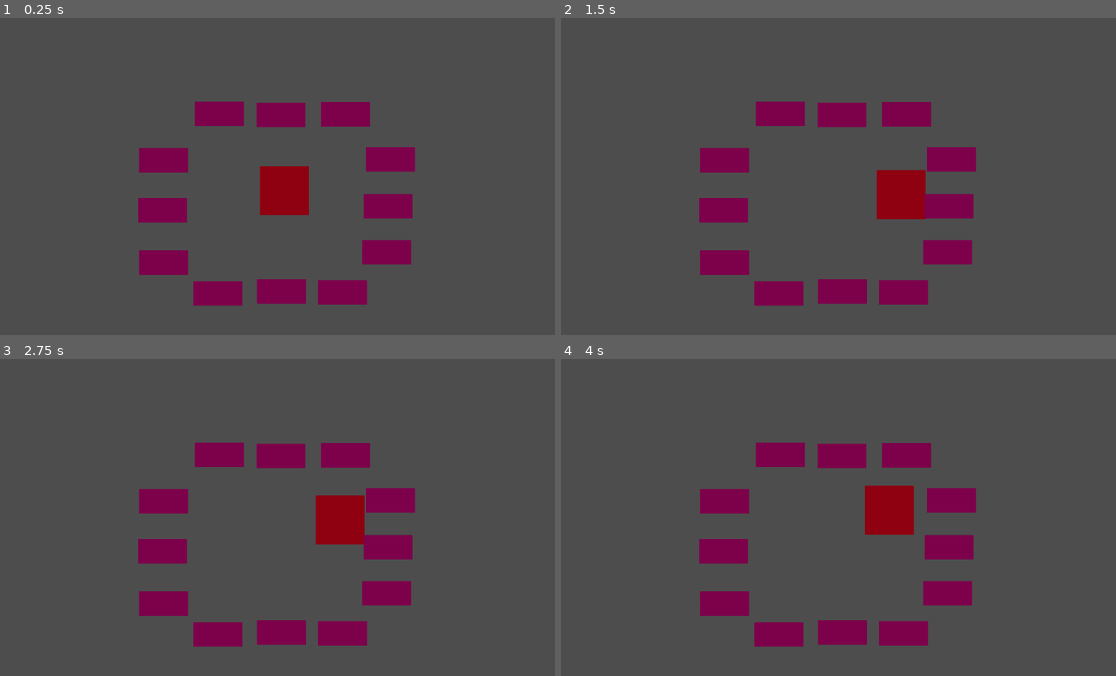
Above: before the commit, frames 1-4 (two rows, left to right).
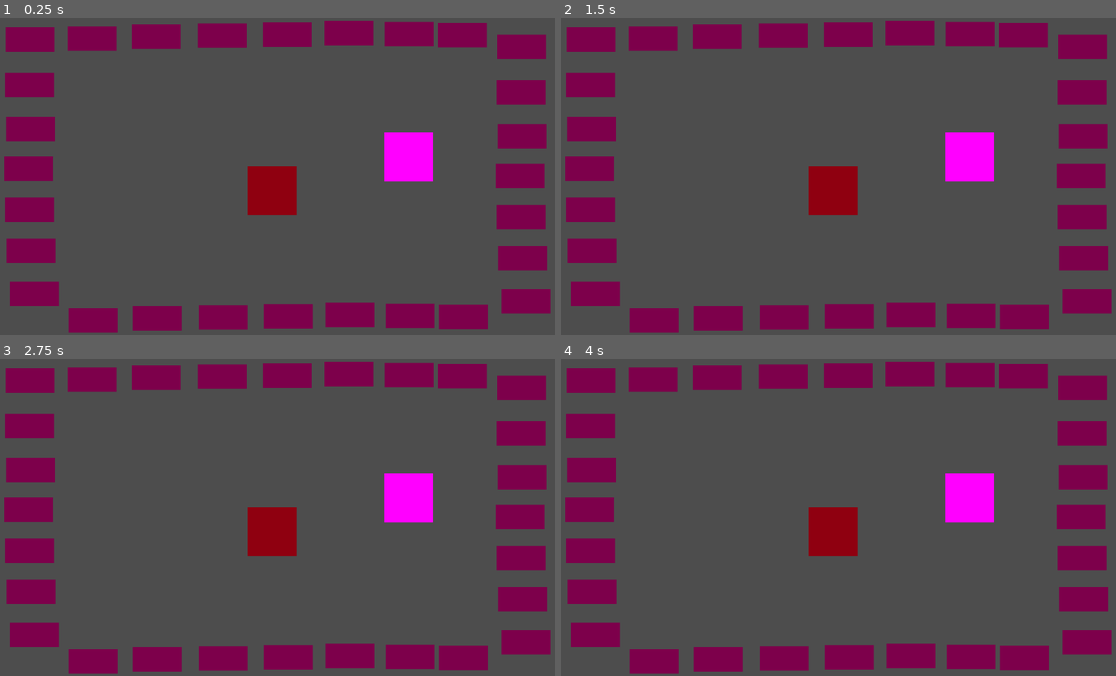
Above: after the commit, the same moments.

Repository: AbocadosProductions/SuperHuntingBrothers
Game: Godot game, scene res://Scenes/Testing/mouse_testing.tscn
Same seed, same stepped clock (60 frames per second), same inputs: the game is played once before the commit and once after it. The project has no main scene, so this scene is started directly.
Inputs:
- Up to frame 1 (0.25 s): no input
- Up to frame 2 (1.5 s): hold Right (arrow_right) 0.53-1.28 s; hold Down (arrow_down) from 1.28 s (still down)
- Up to frame 3 (2.75 s): release Down (arrow_down) at 2.03 s; hold Right (arrow_right) from 2.03 s (still down)
- Up to frame 4 (4 s): release Right (arrow_right) at 2.78 s; hold Up (arrow_up) 2.78-3.53 s; hold Left (arrow_left) from 3.53 s (still down)

The runs differ from the first frame. In frame 1, 29% of the frame differs, in the area x 0-100%, y 0-100%; in frame 2, 31%; in frame 3, 31%; in frame 4, 31%.

Commit message:
Created machine states, area2d in mouse and other minor changes

Diff:
--- a/SuperHuntingBrothersGodot/0_Scripts/mouse_controller.gd
+++ /dev/null
@@ -1,33 +0,0 @@
-extends CharacterBody2D
-
-var wander_time : float
-
-var maze_directions = [Vector2(1, 0), Vector2(0, 1), Vector2(-1, 0), Vector2(0, -1)]
-var random_direction = null
-
-const WALL_NAME = "wall"
-const SPEED = 100.0
-
-func _ready():
-	randomize_wander()
-
-func _process(delta):
-	if wander_time > 0:
-		wander_time -= delta
-	else:
-		randomize_wander()
-
-func _physics_process(delta):
-	velocity = random_direction * SPEED
-	var collision_info = move_and_collide(velocity * delta)
-	detect_collision(collision_info)
-
-func randomize_wander():
-	random_direction = maze_directions[randi() % maze_directions.size()]
-	wander_time = randf_range(1, 2)
-
-func detect_collision(collision_info):
-	if collision_info:
-		var collision_name = collision_info.get_collider().get_name()
-		if WALL_NAME in collision_name:
-			randomize_wander()
--- a/SuperHuntingBrothersGodot/Characters/katanita.tscn
+++ b/SuperHuntingBrothersGodot/Characters/katanita.tscn
@@ -1,18 +1,36 @@
-[gd_scene load_steps=4 format=3 uid="uid://c8a5gceuocnf1"]
+[gd_scene load_steps=7 format=3 uid="uid://c8a5gceuocnf1"]
 
-[ext_resource type="Script" path="res://_Scripts/cat_controller.gd" id="1_labmj"]
+[ext_resource type="Script" path="res://0_Scripts/Characters/cat_controller.gd" id="1_qpobw"]
+[ext_resource type="Script" path="res://0_Scripts/StateMachines/state_machine.gd" id="2_wm5g0"]
+[ext_resource type="Script" path="res://0_Scripts/StateMachines/CatStates/cat_manual_control.gd" id="3_iqtod"]
+[ext_resource type="Script" path="res://0_Scripts/StateMachines/CatStates/cat_mouse_captured.gd" id="4_e4vxt"]
 
 [sub_resource type="PlaceholderTexture2D" id="PlaceholderTexture2D_jqlbi"]
 
-[sub_resource type="CircleShape2D" id="CircleShape2D_0mjmv"]
+[sub_resource type="RectangleShape2D" id="RectangleShape2D_fyho5"]
+size = Vector2(99, 99)
 
 [node name="Katanita" type="CharacterBody2D"]
-script = ExtResource("1_labmj")
-type_of_control = "arrowsa"
+collision_mask = 4
+script = ExtResource("1_qpobw")
 
 [node name="Sprite2D" type="Sprite2D" parent="."]
 scale = Vector2(100, 100)
 texture = SubResource("PlaceholderTexture2D_jqlbi")
 
 [node name="CollisionShape2D" type="CollisionShape2D" parent="."]
-shape = SubResource("CircleShape2D_0mjmv")
+position = Vector2(-0.5, 0.5)
+shape = SubResource("RectangleShape2D_fyho5")
+
+[node name="StateMachine" type="Node2D" parent="." node_paths=PackedStringArray("initial_state")]
+script = ExtResource("2_wm5g0")
+initial_state = NodePath("manual_control")
+
+[node name="manual_control" type="Node" parent="StateMachine" node_paths=PackedStringArray("cat")]
+script = ExtResource("3_iqtod")
+type_of_control = "asiduyhaiu"
+cat = NodePath("../..")
+
+[node name="mouse_captured" type="Node" parent="StateMachine" node_paths=PackedStringArray("cat")]
+script = ExtResource("4_e4vxt")
+cat = NodePath("../..")
--- a/SuperHuntingBrothersGodot/Characters/mouse.tscn
+++ b/SuperHuntingBrothersGodot/Characters/mouse.tscn
@@ -1,19 +1,67 @@
-[gd_scene load_steps=4 format=3 uid="uid://b1wrtriir6fy0"]
+[gd_scene load_steps=10 format=3 uid="uid://b1wrtriir6fy0"]
 
-[ext_resource type="Script" path="res://0_Scripts/mouse_controller.gd" id="1_ie0hl"]
+[ext_resource type="Script" path="res://0_Scripts/Characters/mouse_controller.gd" id="1_66pqi"]
+[ext_resource type="Script" path="res://0_Scripts/StateMachines/state_machine.gd" id="2_rr5mu"]
+[ext_resource type="Script" path="res://0_Scripts/StateMachines/MouseStates/mouse_idle.gd" id="3_jmsit"]
+[ext_resource type="Script" path="res://0_Scripts/StateMachines/MouseStates/mouse_captured.gd" id="4_lbgor"]
+[ext_resource type="Script" path="res://0_Scripts/StateMachines/MouseStates/mouse_flee.gd" id="5_ojtex"]
 
 [sub_resource type="RectangleShape2D" id="RectangleShape2D_bn1m2"]
 size = Vector2(98, 98)
 
+[sub_resource type="GDScript" id="GDScript_sa2yw"]
+script/source = "extends CollisionShape2D
+
+
+# Called when the node enters the scene tree for the first time.
+func _ready():
+	pass # Replace with function body.
+
+
+# Called every frame. 'delta' is the elapsed time since the previous frame.
+func _process(delta):
+	pass
+"
+
 [sub_resource type="PlaceholderTexture2D" id="PlaceholderTexture2D_3d6an"]
 
+[sub_resource type="RectangleShape2D" id="RectangleShape2D_770p8"]
+size = Vector2(107, 105)
+
 [node name="mouse" type="CharacterBody2D"]
-script = ExtResource("1_ie0hl")
+collision_layer = 2
+collision_mask = 4
+script = ExtResource("1_66pqi")
 
 [node name="CollisionShape2D" type="CollisionShape2D" parent="."]
 shape = SubResource("RectangleShape2D_bn1m2")
+script = SubResource("GDScript_sa2yw")
 
 [node name="Sprite2D" type="Sprite2D" parent="."]
 self_modulate = Color(0.560784, 0.313726, 0.0627451, 1)
 scale = Vector2(100, 100)
 texture = SubResource("PlaceholderTexture2D_3d6an")
+
+[node name="StateMachine" type="Node2D" parent="." node_paths=PackedStringArray("initial_state")]
+script = ExtResource("2_rr5mu")
+initial_state = NodePath("idle")
+
+[node name="idle" type="Node" parent="StateMachine" node_paths=PackedStringArray("mouse")]
+script = ExtResource("3_jmsit")
+mouse = NodePath("../..")
+
+[node name="captured" type="Node" parent="StateMachine" node_paths=PackedStringArray("mouse")]
+script = ExtResource("4_lbgor")
+mouse = NodePath("../..")
+
+[node name="flee" type="Node" parent="StateMachine" node_paths=PackedStringArray("mouse")]
+script = ExtResource("5_ojtex")
+mouse = NodePath("../..")
+
+[node name="Area2D" type="Area2D" parent="."]
+
+[node name="CollisionShape2D" type="CollisionShape2D" parent="Area2D"]
+position = Vector2(0.5, 0.5)
+shape = SubResource("RectangleShape2D_770p8")
+
+[connection signal="body_entered" from="Area2D" to="." method="_on_area_2d_body_entered"]
--- a/SuperHuntingBrothersGodot/Elements/walls.tscn
+++ b/SuperHuntingBrothersGodot/Elements/walls.tscn
@@ -6,6 +6,8 @@
 [sub_resource type="PlaceholderTexture2D" id="PlaceholderTexture2D_5r1e1"]
 
 [node name="walls" type="StaticBody2D"]
+collision_layer = 4
+collision_mask = 7
 
 [node name="CollisionShape2D" type="CollisionShape2D" parent="."]
 position = Vector2(-0.5, 0)
--- a/SuperHuntingBrothersGodot/Scenes/Testing/mouse_testing.tscn
+++ b/SuperHuntingBrothersGodot/Scenes/Testing/mouse_testing.tscn
@@ -1,45 +1,97 @@
-[gd_scene load_steps=3 format=3 uid="uid://dj6dpcq6s4cus"]
+[gd_scene load_steps=4 format=3 uid="uid://dj6dpcq6s4cus"]
 
 [ext_resource type="PackedScene" uid="uid://b1wrtriir6fy0" path="res://Characters/mouse.tscn" id="1_n1fgw"]
+[ext_resource type="PackedScene" uid="uid://c8a5gceuocnf1" path="res://Characters/katanita.tscn" id="1_t5ij6"]
 [ext_resource type="PackedScene" uid="uid://c2hhokjf7j5ap" path="res://Elements/walls.tscn" id="2_bpfh1"]
 
 [node name="mouse_testing" type="Node2D"]
 
+[node name="cat" parent="." instance=ExtResource("1_t5ij6")]
+position = Vector2(847, 284)
+
 [node name="mouse" parent="." instance=ExtResource("1_n1fgw")]
 position = Vector2(568, 353)
 
+[node name="walls13" parent="." instance=ExtResource("2_bpfh1")]
+position = Vector2(73, 44)
+
 [node name="walls" parent="." instance=ExtResource("2_bpfh1")]
-position = Vector2(460, 196)
+position = Vector2(75, 476)
 
 [node name="walls2" parent="." instance=ExtResource("2_bpfh1")]
-position = Vector2(586, 198)
+position = Vector2(959, 611)
 
 [node name="walls3" parent="." instance=ExtResource("2_bpfh1")]
-position = Vector2(718, 197)
+position = Vector2(850, 609)
 
 [node name="walls4" parent="." instance=ExtResource("2_bpfh1")]
-position = Vector2(712, 561)
+position = Vector2(333, 614)
 
 [node name="walls5" parent="." instance=ExtResource("2_bpfh1")]
-position = Vector2(587, 559)
+position = Vector2(202, 618)
 
 [node name="walls6" parent="." instance=ExtResource("2_bpfh1")]
-position = Vector2(457, 563)
+position = Vector2(82, 564)
 
 [node name="walls7" parent="." instance=ExtResource("2_bpfh1")]
-position = Vector2(344, 393)
+position = Vector2(74, 227)
 
 [node name="walls8" parent="." instance=ExtResource("2_bpfh1")]
-position = Vector2(346, 291)
+position = Vector2(72, 137)
 
 [node name="walls9" parent="." instance=ExtResource("2_bpfh1")]
-position = Vector2(346, 500)
+position = Vector2(70, 308)
 
 [node name="walls10" parent="." instance=ExtResource("2_bpfh1")]
-position = Vector2(802, 479)
+position = Vector2(468, 612)
 
 [node name="walls11" parent="." instance=ExtResource("2_bpfh1")]
-position = Vector2(805, 385)
+position = Vector2(601, 610)
 
 [node name="walls12" parent="." instance=ExtResource("2_bpfh1")]
-position = Vector2(810, 289)
+position = Vector2(727, 607)
+
+[node name="walls14" parent="." instance=ExtResource("2_bpfh1")]
+position = Vector2(72, 392)
+
+[node name="walls15" parent="." instance=ExtResource("2_bpfh1")]
+position = Vector2(957, 35)
+
+[node name="walls16" parent="." instance=ExtResource("2_bpfh1")]
+position = Vector2(848, 33)
+
+[node name="walls17" parent="." instance=ExtResource("2_bpfh1")]
+position = Vector2(331, 38)
+
+[node name="walls18" parent="." instance=ExtResource("2_bpfh1")]
+position = Vector2(200, 42)
+
+[node name="walls19" parent="." instance=ExtResource("2_bpfh1")]
+position = Vector2(466, 36)
+
+[node name="walls20" parent="." instance=ExtResource("2_bpfh1")]
+position = Vector2(599, 34)
+
+[node name="walls21" parent="." instance=ExtResource("2_bpfh1")]
+position = Vector2(725, 31)
+
+[node name="walls22" parent="." instance=ExtResource("2_bpfh1")]
+position = Vector2(1078, 59)
+
+[node name="walls23" parent="." instance=ExtResource("2_bpfh1")]
+position = Vector2(1080, 491)
+
+[node name="walls24" parent="." instance=ExtResource("2_bpfh1")]
+position = Vector2(1087, 579)
+
+[node name="walls25" parent="." instance=ExtResource("2_bpfh1")]
+position = Vector2(1079, 242)
+
+[node name="walls26" parent="." instance=ExtResource("2_bpfh1")]
+position = Vector2(1077, 152)
+
+[node name="walls27" parent="." instance=ExtResource("2_bpfh1")]
+position = Vector2(1075, 323)
+
+[node name="walls28" parent="." instance=ExtResource("2_bpfh1")]
+position = Vector2(1077, 407)
--- a/SuperHuntingBrothersGodot/_Scripts/cat_controller.gd
+++ /dev/null
@@ -1,37 +0,0 @@
-extends CharacterBody2D
-
-const SPEED = 300.0
-
-var character_controls = null
-var character_left = null
-var character_right = null
-var character_up = null
-var character_down = null
-var direction = null
-
-const CONTROLS = {
-	"keyboard": ["keyboard_left", "keyboard_right", "keyboard_up", "keyboard_down"],
-	"arrows": ["arrow_left", "arrow_right", "arrow_up", "arrow_down"]
-}
-
-@export var type_of_control: String
-
-func _ready():
-	check_controller_exist()
-	get_controllers()
-
-func _physics_process(delta):
-	direction = Input.get_vector(character_left, character_right, character_up, character_down)
-	velocity = direction * SPEED
-	move_and_slide()
-
-func check_controller_exist():
-	if type_of_control not in CONTROLS:
-		type_of_control = CONTROLS.keys()[0]
-
-func get_controllers():
-	character_controls = CONTROLS[type_of_control]
-	character_left = character_controls[0]
-	character_right = character_controls[1]
-	character_up = character_controls[2]
-	character_down = character_controls[3]
Not shown, removed: SuperHuntingBrothersGodot/.gitattributes
Not shown, removed: SuperHuntingBrothersGodot/.gitignore
